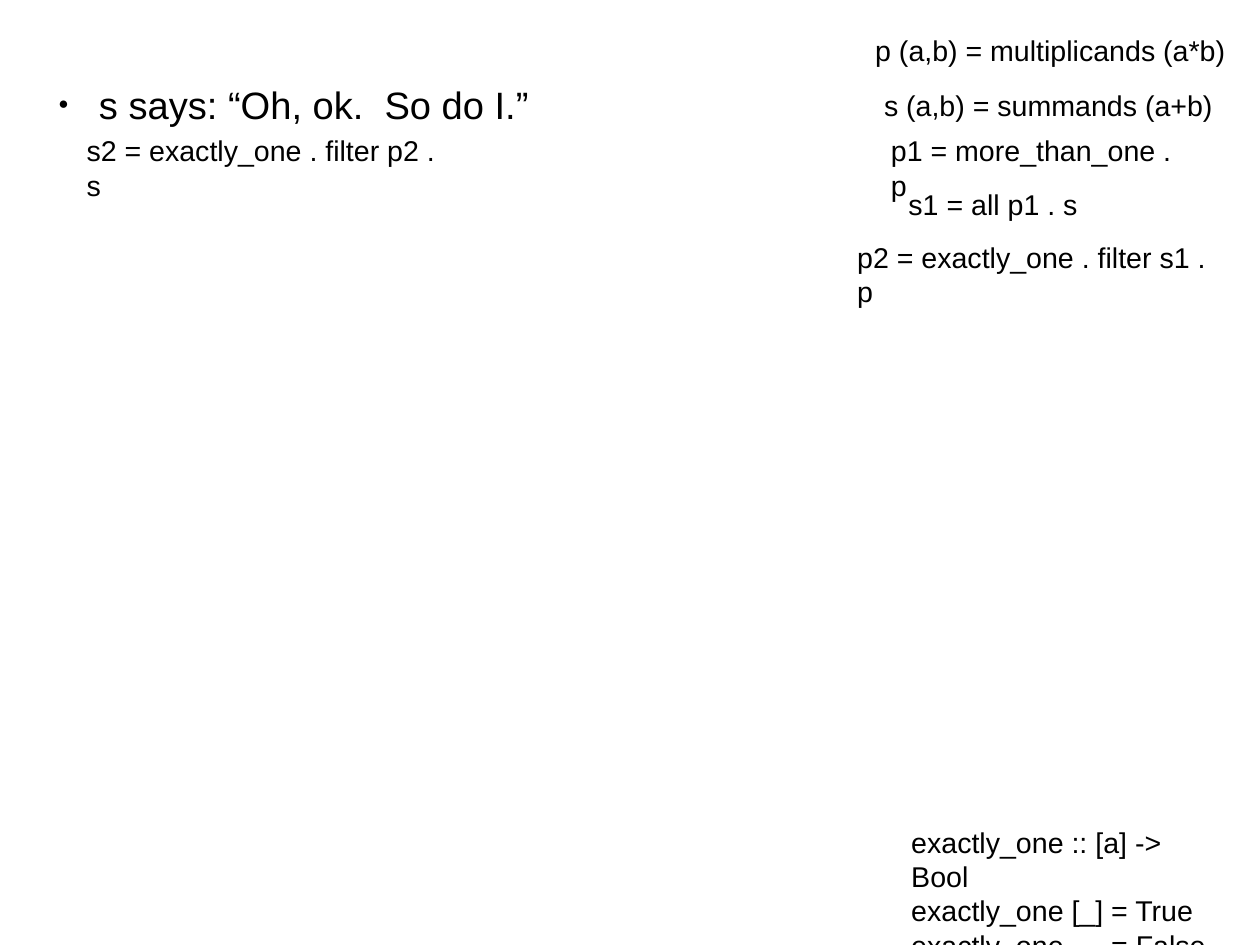
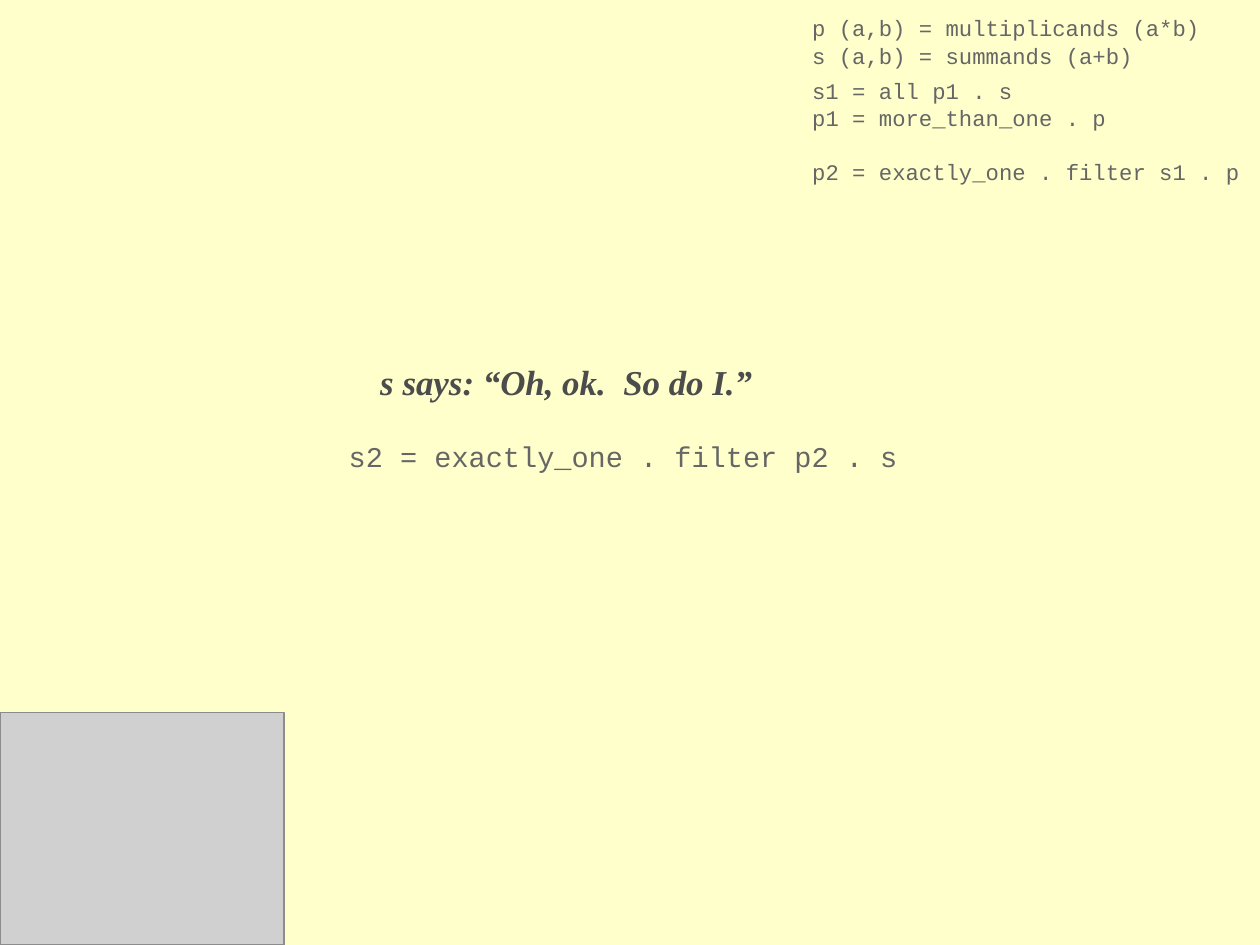
Before and after one commit to TristanAllwood/apbs_puzzle, a slide deck: slide 8 of london_hug.odp. Drawn at 1260x945 pixels with LibreOffice and Linux fonts; fonts in the diff are those of the drawing; grey boxes stand for pictures. Boxes give left, top, right and bottom in pixels: in the first picture for what was removed or moved away, otherwise in the second. Text is boxed around its words. In the diff, an @@ line names an element or a change of style, - is before the commit and + after.

```diff
--- a/london_hug.odp
+++ b/london_hug.odp
@@ background #FFFFFF to #FFFFCC @@
@@ text "p (a,b) = multiplicands (a*b)" moved from (x1=875, y1=40, x2=1225, y2=66) to (x1=812, y1=20, x2=1199, y2=41) @@
@@ text "s (a,b) = summands (a+b)" moved from (x1=884, y1=95, x2=1212, y2=122) to (x1=812, y1=48, x2=1133, y2=69) @@
@@ size 18 to 14 pt, font Arial to Courier New, text colour #000000 to #666666 in 5 elements at (x1=812, y1=20, x2=1199, y2=41), (x1=812, y1=48, x2=1133, y2=69), (x1=812, y1=110, x2=1105, y2=131), (x1=812, y1=164, x2=1239, y2=185), (x1=812, y1=83, x2=1012, y2=104) @@
@@ text "s1 = all p1 . ..." moved from (x1=908, y1=194, x2=1077, y2=221) to (x1=812, y1=83, x2=1012, y2=104) @@
@@ text "p1 = more_than_one . p" moved from (x1=891, y1=140, x2=1155, y2=201) to (x1=812, y1=110, x2=1105, y2=131) @@
@@ text "p2 = exactly_one . filter ..." moved from (x1=857, y1=247, x2=1190, y2=308) to (x1=812, y1=164, x2=1239, y2=185) @@
@@ text "s says: “Oh, ok. So ..." moved from (x1=99, y1=91, x2=529, y2=127) to (x1=380, y1=370, x2=752, y2=402) @@
@@ text "s says: “Oh, ok. So ..." at (x1=380, y1=370, x2=752, y2=402): size 24 to 22 pt, font Arial to Times New Roman, text colour #000000 to #4C4C4C, bold on, italic on; bullet ● to none; less space between paragraphs @@
@@ text "s2 = exactly_one . filter ..." moved from (x1=87, y1=140, x2=419, y2=197) to (x1=349, y1=447, x2=897, y2=473) @@
@@ text "s2 = exactly_one . filter ..." at (x1=349, y1=447, x2=897, y2=473): font Arial to Courier New, text colour #000000 to #666666 @@
@@ picture added at (x1=0, y1=712, x2=284, y2=944) @@
@@ text removed at (x1=911, y1=832, x2=1193, y2=927) @@
-exactly_one :: [a] -> Bool
-exactly_one [_] = True
-exactly_one _ = False
```
Also in this commit, not shown: 8 other slides changed, 5 slides added, 5 slides removed.
